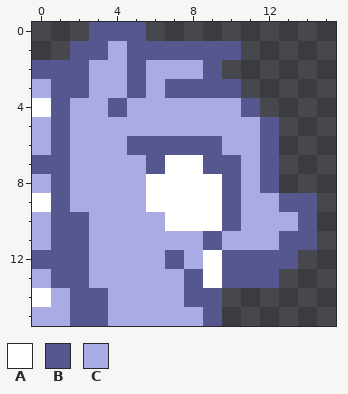
Pixel-art sprite, stored at icons/bug.png. That is the earlier state.
The file is 16x16 pixels.
Palette (. is transparent): A #ffffff  B #57578f  C #ababe3
Pixels before, first column x 0:
 0 ...BBB.........
 1 ..BBCBBBBBB....
 2 BBBCCBCCCB.....
 3 CBBCCBCBBBB....
 4 ABCCBCCCCCCB...
 5 CBCCCCCCCCCCB..
 6 CBCCCBBBBBCCB..
 7 BBCCCCBAABBCB..
 8 CBCCCCAAAABCB..
 9 ABCCCCAAAABCCBB
10 CBBCCCCAAABCCCB
11 CBBCCCCCCBCCCBB
12 BBBCCCCBCABBBB.
13 CBBCCCCCBABBB..
14 ACBBCCCCBB.....
15 CCBBCCCCCB.....
And afterwards:
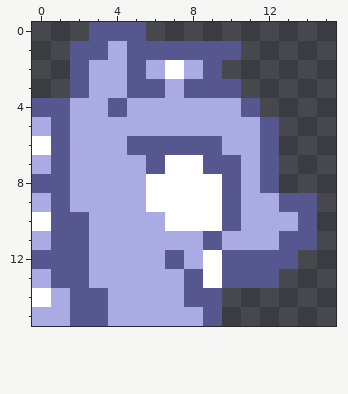
Difference:
y 2: x 0..1 BB -> ..; x 7 C -> A
y 3: x 0..1 CB -> ..; x 6..7 CB -> BC
y 4: x 0 A -> B
y 6: x 0 C -> A
y 7: x 0 B -> C
y 8: x 0 C -> B
y 9: x 0 A -> C
y 10: x 0 C -> A
Pixel boxes of the changes (left, top, right, bottom) in both pictures:
changed: (32, 60, 70, 231)
changed: (146, 60, 184, 98)
